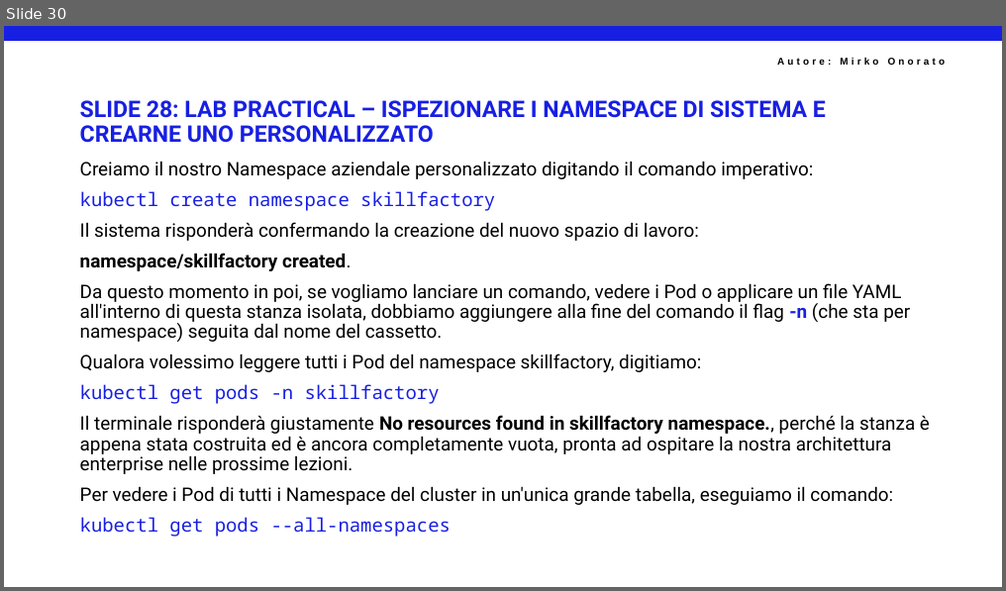
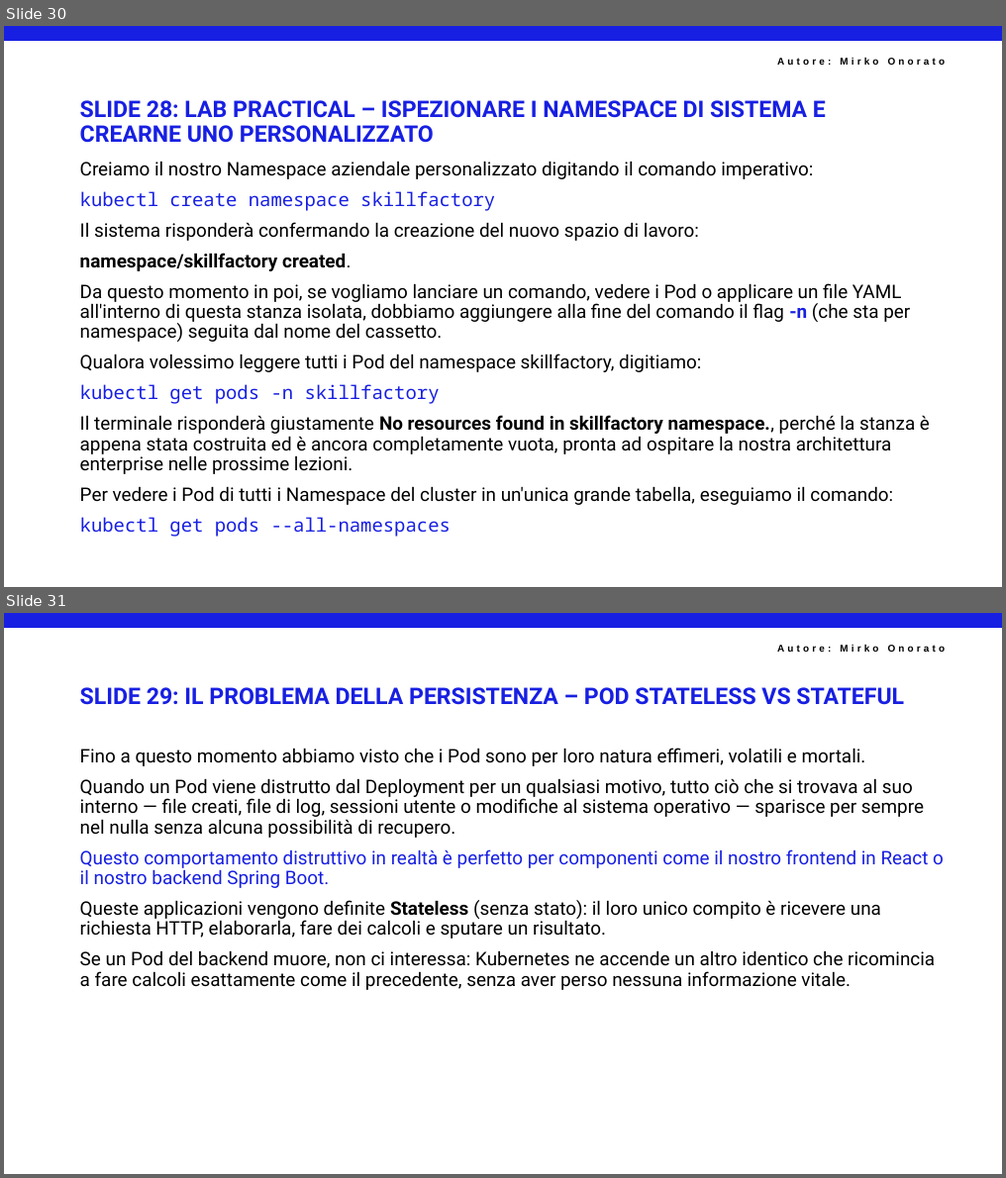
Before and after one commit to mirkoSkF/Docker-Slides, a slide deck: 5 - IL NETWORKING DI KUBERNETES E I SERVICE (L'ANIMA DELLA RETE).pptx. Shown one above the other, each under a label of ours: slide 30 before the commit, slides 30 and 31 after it. The pictures are 1006x591 and 1006x1178 pixels, drawn with LibreOffice and Linux fonts; fonts in the diff are those of the drawing; background and template pictures are left out. Boxes give left, top, right and bottom in pixels: in the first picture for what was removed or moved away, otherwise in the second. Text is boxed around its words. In the diff, an @@ line names an element or a change of style, - is before the commit and + after.

```diff
--- a/5 - IL NETWORKING DI KUBERNETES E I SERVICE (L'ANIMA DELLA RETE).pptx
+++ b/5 - IL NETWORKING DI KUBERNETES E I SERVICE (L'ANIMA DELLA RETE).pptx
@@ slide 31 added at [4,613,1002,1174], background #FFFFFF; not listed: 2 template elements that a slide beside it also shows @@
@@ title added at [80,687,904,705], 22 pt, text #171FE2, bold @@
+SLIDE 29: IL PROBLEMA DELLA PERSISTENZA – POD STATELESS VS STATEFUL
@@ text added at [80,748,944,990], 18 pt, text #000000 @@
+Fino a questo momento abbiamo visto che i Pod sono per loro natura effimeri, volatili e mortali.
+Quando un Pod viene distrutto dal Deployment per un qualsiasi motivo, tutto ciò che si trovava al suo interno — file creati, file di log, sessioni utente o modifiche al sistema operativo — sparisce per sempre nel nulla senza alcuna possibilità di recupero.
+Questo comportamento distruttivo in realtà è perfetto per componenti come il nostro frontend in React o il nostro backend Spring Boot.
+Queste applicazioni vengono definite Stateless (senza stato): il loro unico compito è ricevere una richiesta HTTP, elaborarla, fare dei calcoli e sputare un risultato.
+Se un Pod del backend muore, non ci interessa: Kubernetes ne accende un altro identico che ricomincia a fare calcoli esattamente come il precedente, senza aver perso nessuna informazione vitale.
```
Also in this commit, not shown: 3 slides changed, 15 other slides added.
